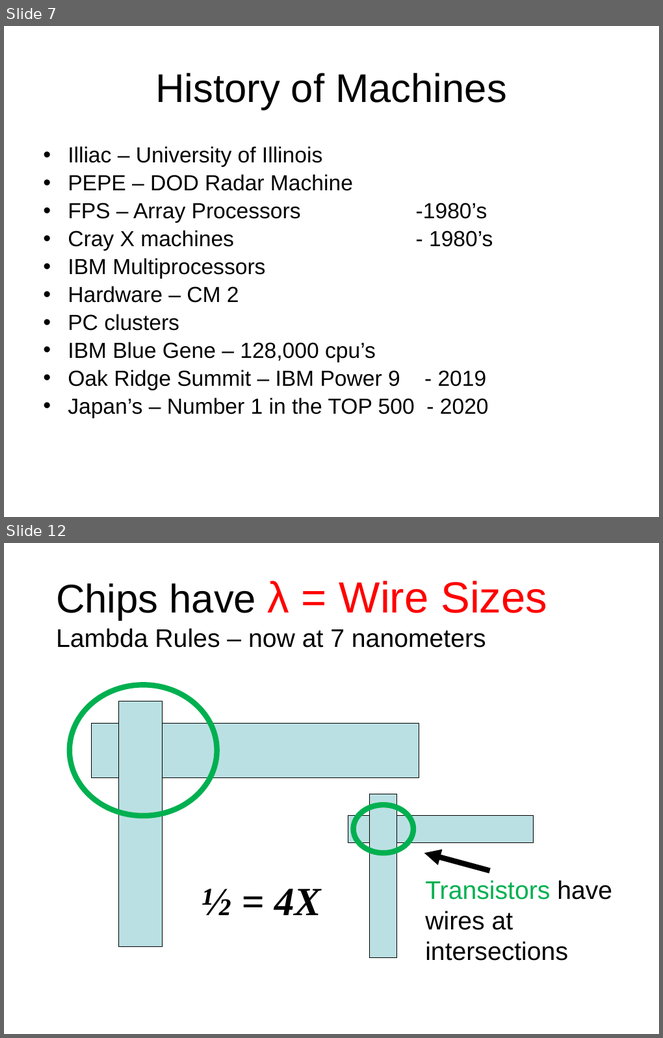
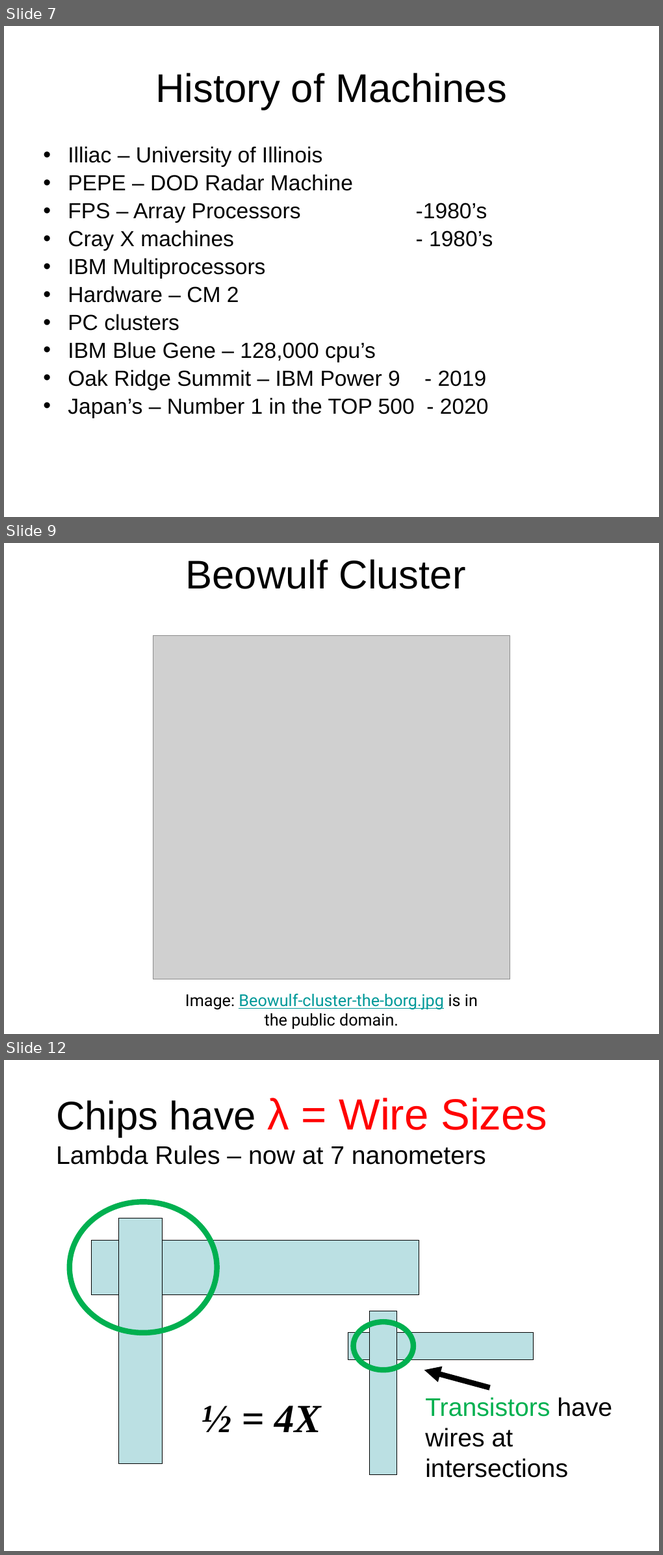
Before and after one commit to shodor-education/petascale-semester-curriculum, a slide deck: units/10/lessons/3/resources/petascale-lesson-10.3-slides.pptx. Shown one above the other, each under a label of ours: slides 7 and 12 before the commit, slides 7, 9 and 12 after it; the slides between them are not shown. The pictures are 663x1038 and 663x1555 pixels, drawn with LibreOffice and Linux fonts; fonts in the diff are those of the drawing; grey boxes stand for pictures. Boxes give left, top, right and bottom in pixels: in the first picture for what was removed or moved away, otherwise in the second. Text is boxed around its words. In the diff, an @@ line names an element or a change of style, - is before the commit and + after.

```diff
--- a/units/10/lessons/3/resources/petascale-lesson-10.3-slides.pptx
+++ b/units/10/lessons/3/resources/petascale-lesson-10.3-slides.pptx
@@ slide 9 added at [4, 543, 659, 1034], background #FFFFFF @@
@@ title added at [186, 559, 466, 589], 44 pt, text #000000 @@
+Beowulf Cluster
@@ picture added at [153, 636, 510, 980] @@
@@ text added at [185, 994, 478, 1029], 18 pt, text #009999, underline @@
+Image: Beowulf-cluster-the-borg.jpg is in the public domain.
```
Also in this commit, not shown: 3 slides changed, 1 other slide added, 5 slides removed.
